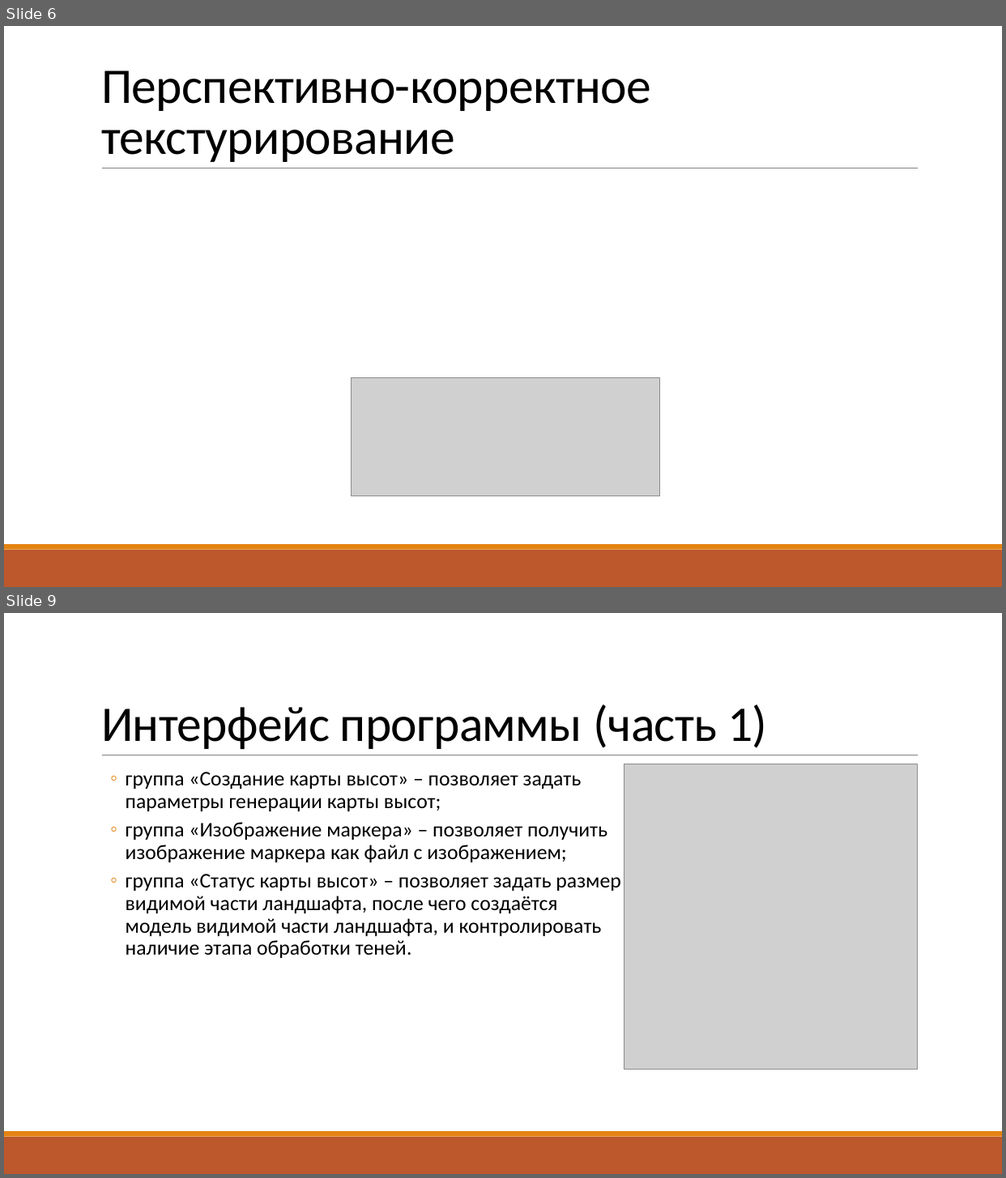
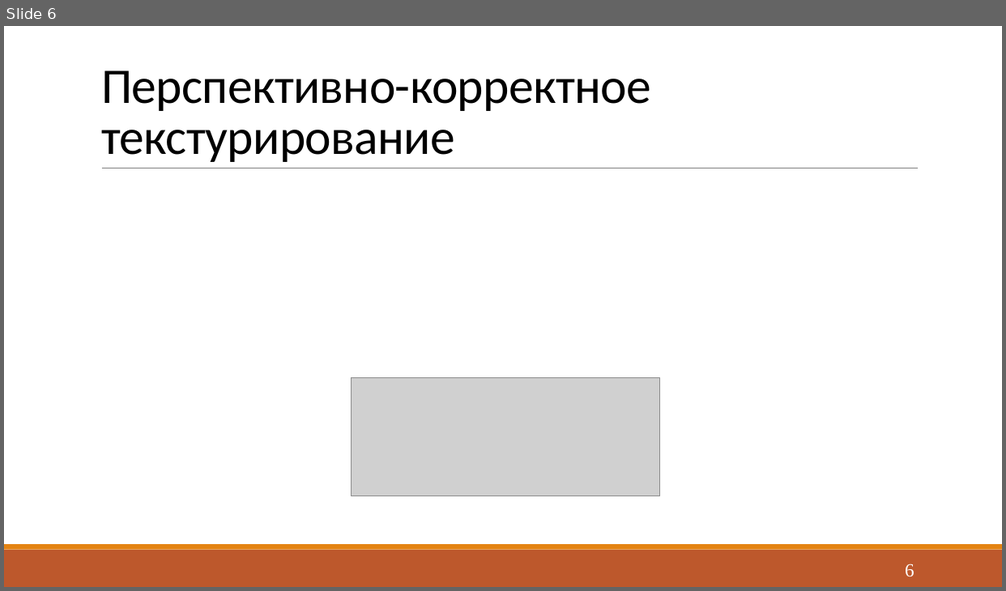
Before and after one commit to Yokud/CGCourseWork, a slide deck: docs/rpz/Presentation.pptx. Shown one above the other, each under a label of ours: slides 6 and 9 before the commit, slide 6 after it; the slides between them are not shown. The pictures are 1006x1178 and 1006x591 pixels, drawn with LibreOffice and Linux fonts; fonts in the diff are those of the drawing; grey boxes stand for pictures. Boxes give left, top, right and bottom in pixels: in the first picture for what was removed or moved away, otherwise in the second. Text is boxed around its words. In the diff, an @@ line names an element or a change of style, - is before the commit and + after.

```diff
--- a/docs/rpz/Presentation.pptx
+++ b/docs/rpz/Presentation.pptx
@@ slide 9 removed at (x1=4, y1=613, x2=1002, y2=1174), background #FFFFFF; not listed: 3 template elements that a slide beside it also shows @@
@@ title removed at (x1=101, y1=705, x2=767, y2=749) @@
-Интерфейс программы (часть 1)
@@ text removed at (x1=126, y1=772, x2=620, y2=958) @@
-  ◦ группа «Создание карты высот» – позволяет задать параметры генерации карты высот;
-  ◦ группа «Изображение маркера» – позволяет получить изображение маркера как файл с изображением;
-  ◦ группа «Статус карты высот» – позволяет задать размер видимой части ландшафта, после чего создаётся модель видимой части ландшафта, и контролировать наличие этапа обработки теней.
@@ picture removed at (x1=624, y1=764, x2=918, y2=1070) @@
@@ slide 6 changed as well @@
@@ page number added at (x1=905, y1=564, x2=914, y2=577), 18 pt, text #FFFFFF @@
+6
```
Also in this commit, not shown: 8 other slides changed, 6 slides added, 5 other slides removed, 4 other files.
